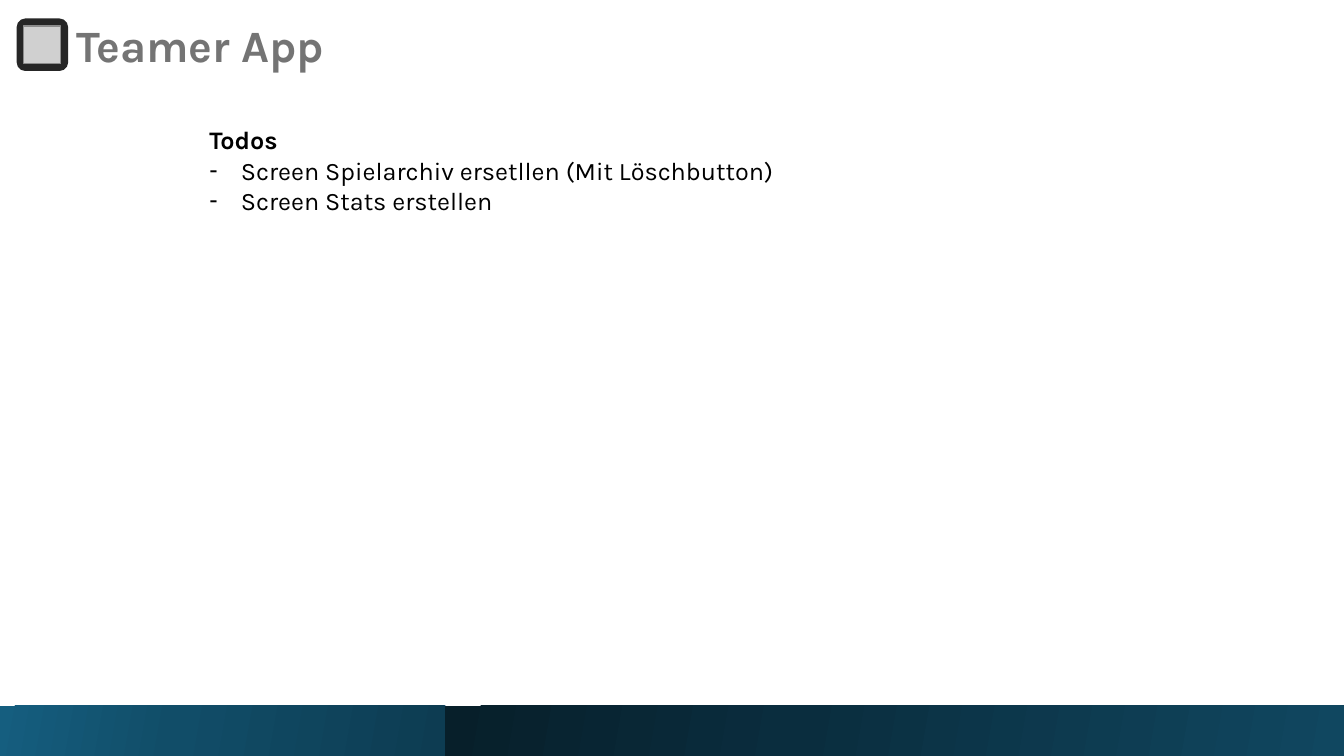
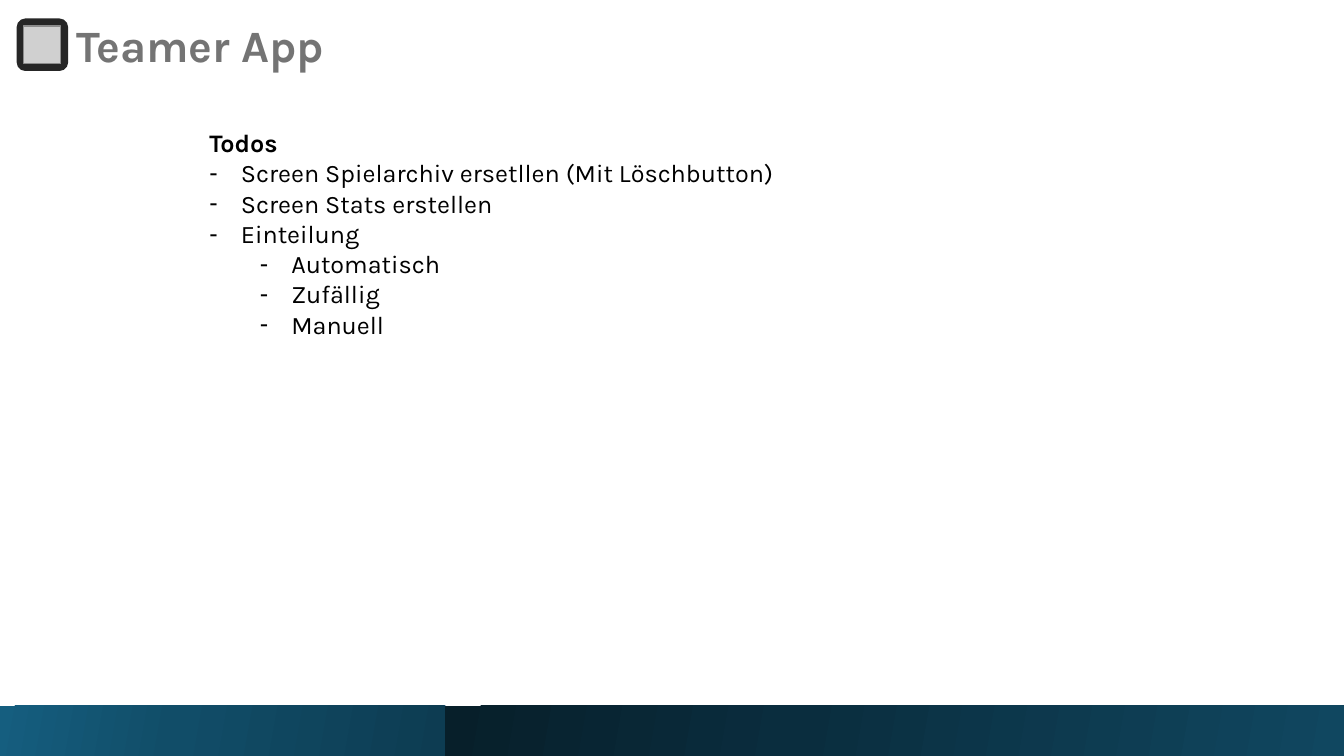
Before and after one commit to fohmij/teamer_flutter, a slide deck: slide 8 of Teamer.pptx. Drawn at 1344x756 pixels with LibreOffice and Linux fonts; fonts in the diff are those of the drawing; grey boxes stand for pictures. Boxes give left, top, right and bottom in pixels: in the first picture for what was removed or moved away, otherwise in the second. Text is boxed around its words. In the diff, an @@ line names an element or a change of style, - is before the commit and + after.

```diff
--- a/Teamer.pptx
+++ b/Teamer.pptx
@@ text at <box>241,225,440,335</box>: paragraphs added @@
+– Einteilung
+  – Automatisch
+  – Zufällig
+  – Manuell
```
Also in this commit, not shown: 1 other slide changed, 4 other files.
